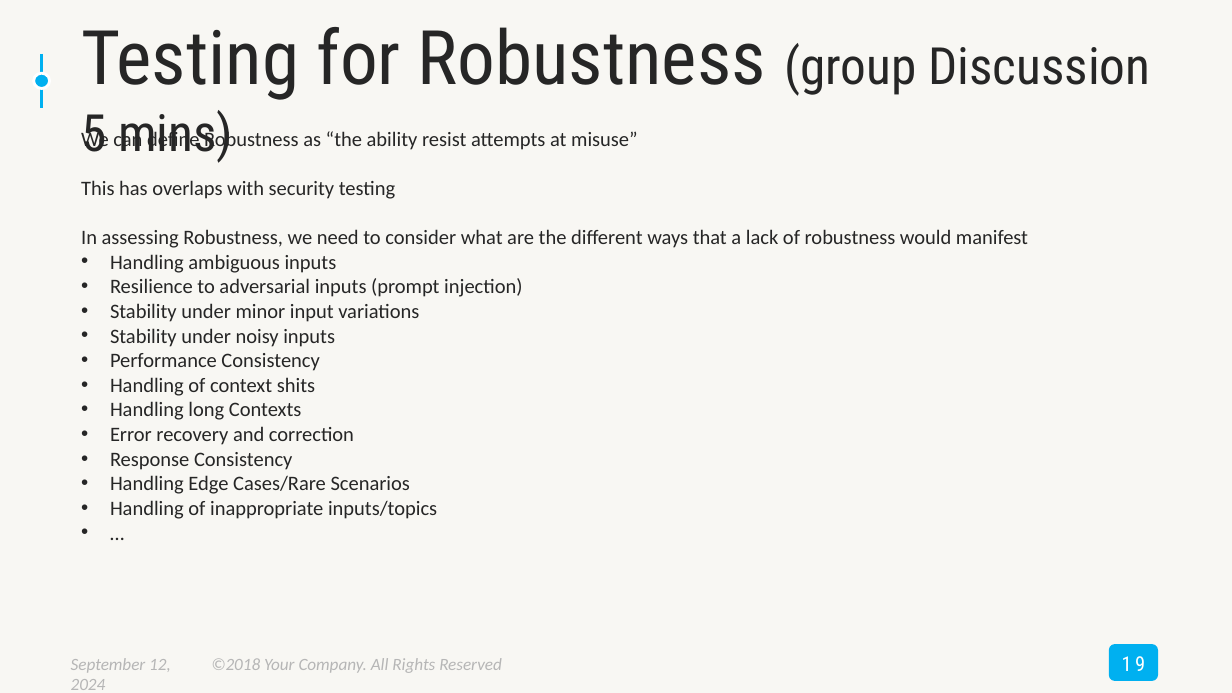
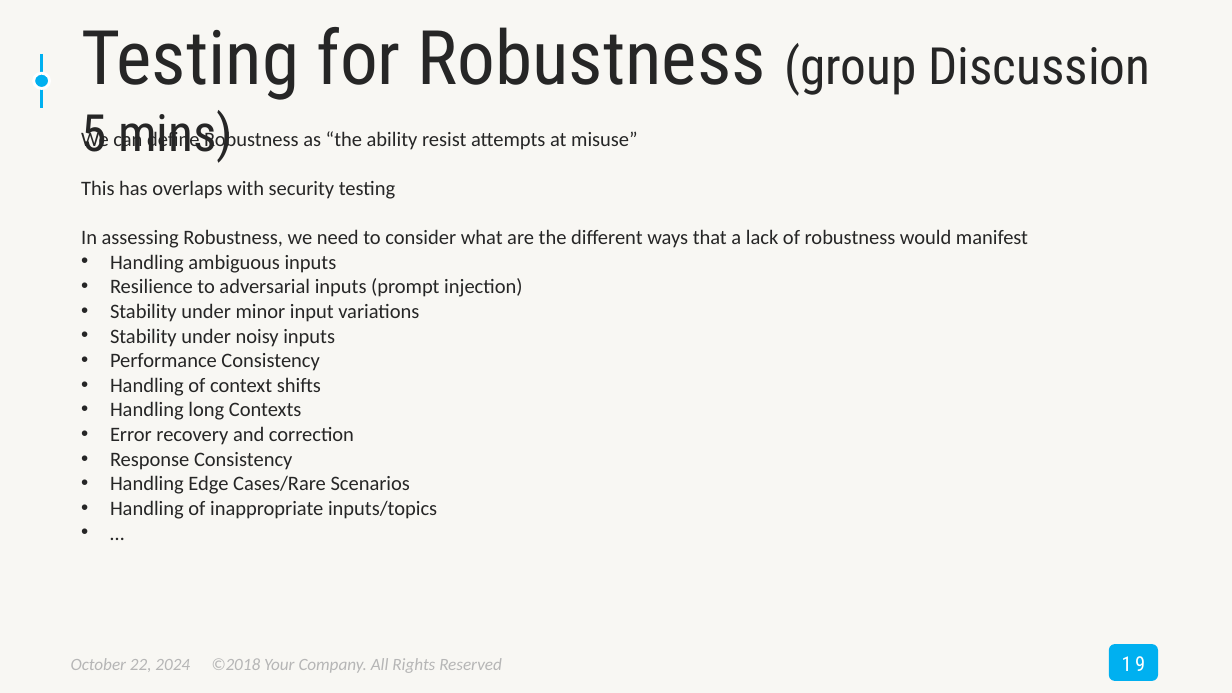
Before and after one commit to BillMatthews/MinistryOfTestingContent, a slide deck: slide 19 of TestBash2024/TestBash2024-TestingLLMAppsWorkshop.pptx. Drawn at 1232x693 pixels with LibreOffice and Linux fonts; fonts in the diff are those of the drawing. Boxes give left, top, right and bottom in pixels: in the first picture for what was removed or moved away, otherwise in the second. Text is boxed around its words. In the diff, an @@ line names an element or a change of style, - is before the commit and + after.

Commit message:
changed spelling error

```diff
--- a/TestBash2024/TestBash2024-TestingLLMAppsWorkshop.pptx
+++ b/TestBash2024/TestBash2024-TestingLLMAppsWorkshop.pptx
@@ text at (x1=110, y1=377, x2=321, y2=396): text changed @@
-• Handling of context shits
+• Handling of context shifts
@@ text at (x1=71, y1=658, x2=190, y2=672): text changed @@
-September 12, 2024
+October 22, 2024
```
Also in this commit, not shown: 18 other slides changed.
